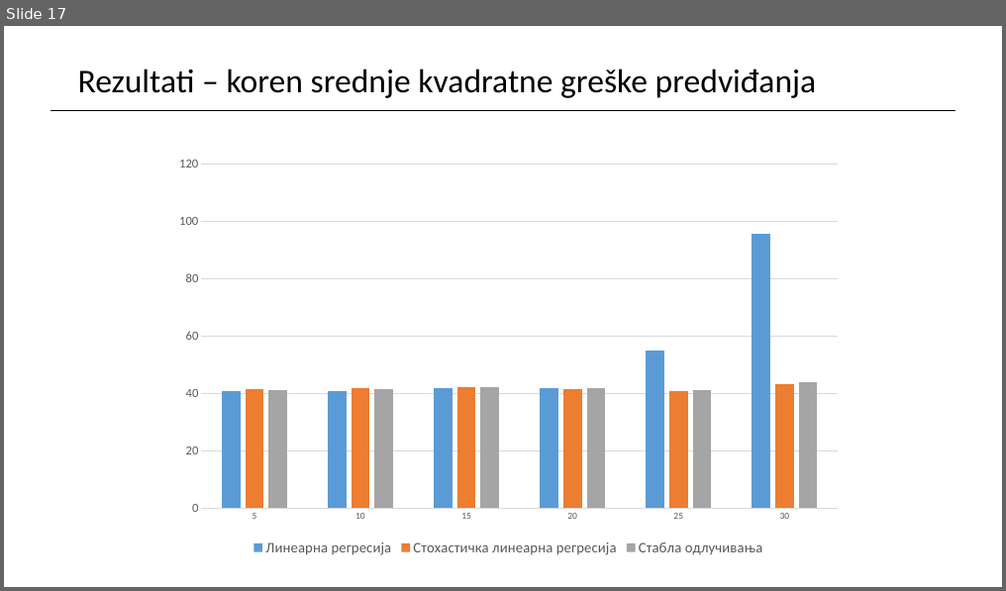
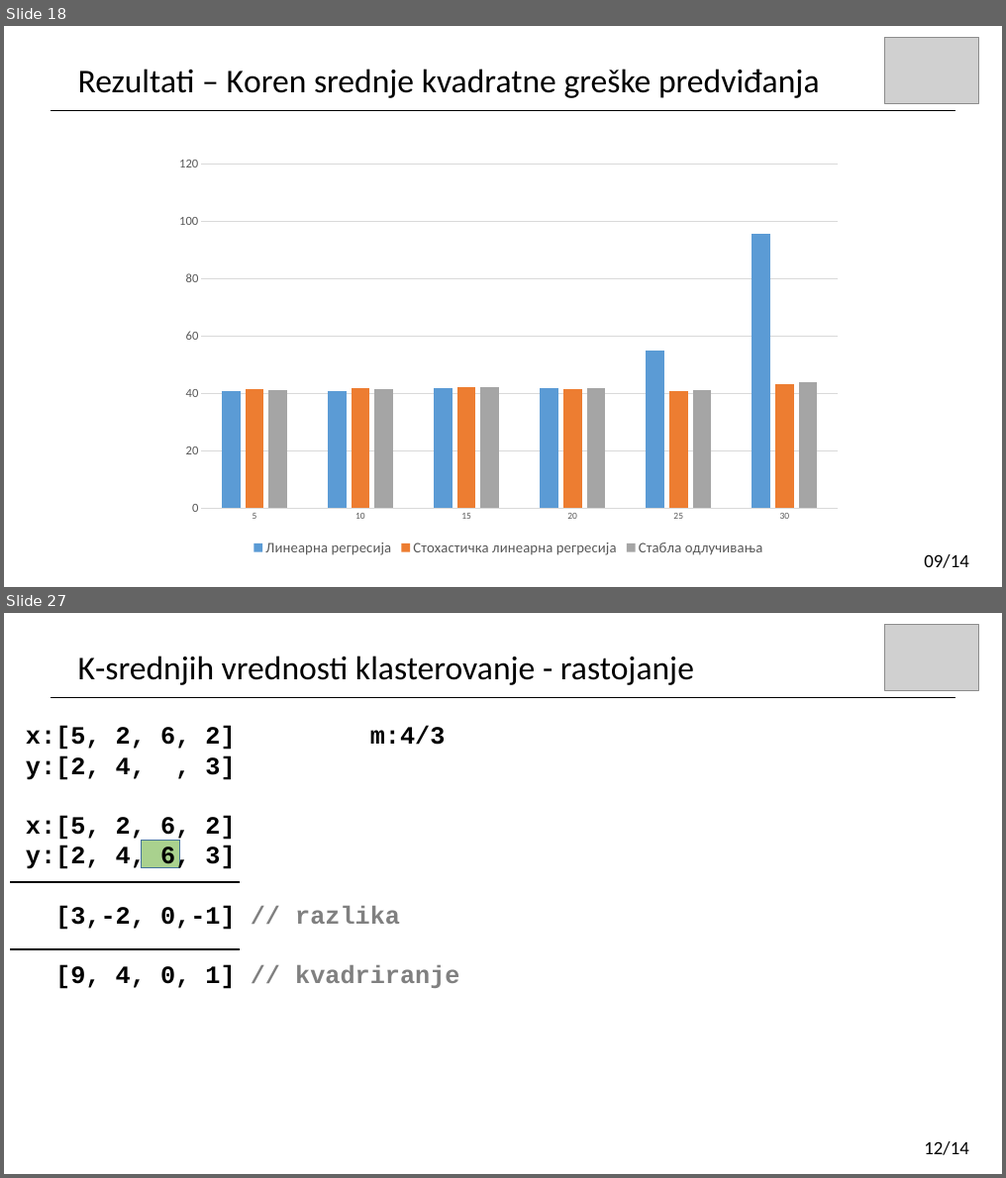
Before and after one commit to stuparm/data-imputation, a slide deck: prezentacija.pptx. Shown one above the other, each under a label of ours: slide 17 before the commit, slides 18 and 27 after it; the slides between them are not shown. The pictures are 1006x591 and 1006x1178 pixels, drawn with LibreOffice and Linux fonts; fonts in the diff are those of the drawing; grey boxes stand for pictures. Boxes give left, top, right and bottom in pixels: in the first picture for what was removed or moved away, otherwise in the second. Text is boxed around its words. In the diff, an @@ line names an element or a change of style, - is before the commit and + after.

```diff
--- a/prezentacija.pptx
+++ b/prezentacija.pptx
@@ slide 27 added at (4, 613, 1002, 1174), background #FFFFFF @@
@@ picture added at (885, 624, 979, 690) @@
@@ text added at (78, 656, 694, 685), 32 pt, text #000000 @@
+K-srednjih vrednosti klasterovanje - rastojanje
@@ line added from (51, 697) to (956, 697), #000000 0.5 pt @@
@@ text added at (26, 726, 459, 989), 24 pt, text #000000, bold @@
+x:[5, 2, 6, 2] m:4/3
+y:[2, 4, , 3]
+x:[5, 2, 6, 2]
+y:[2, 4, 6, 3]
+[3,-2, 0,-1] // razlika
+[9, 4, 0, 1] // kvadriranje
@@ rectangle added at (142, 840, 179, 868), fill #A9D18E, outline #43739E 1 pt @@
@@ line added from (239, 882) to (10, 882), #000000 1.5 pt @@
@@ line added from (239, 950) to (10, 950), #000000 1.5 pt @@
@@ text added at (924, 1142, 969, 1156), 18 pt, text #000000 @@
+12/14
@@ what was slide 17 is now slide 18 @@
@@ slide 18 changed as well @@
@@ picture added at (885, 37, 979, 103) @@
@@ text at (78, 69, 820, 98): text changed @@
-Rezultati – koren srednje kvadratne greške predviđanja
+Rezultati – Koren srednje kvadratne greške predviđanja
@@ text added at (924, 555, 969, 569), 18 pt, text #000000 @@
+09/14
```
Also in this commit, not shown: 15 other slides changed, 14 other slides added, 2 slides removed, 10 other files.
